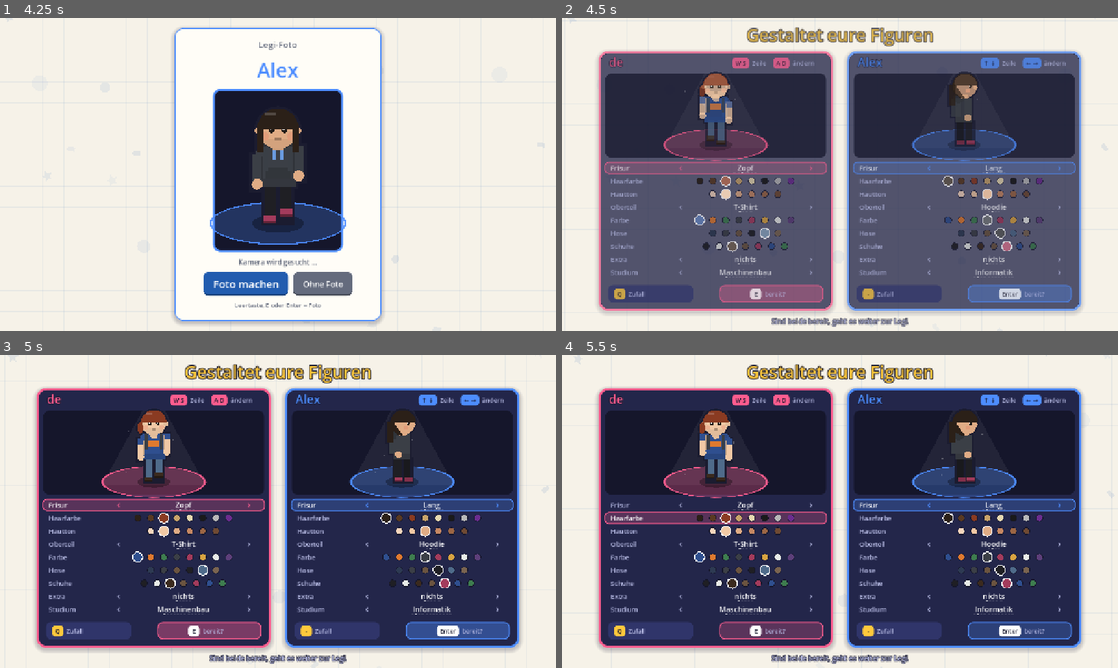
Above: before the commit, frames 1-4 (two rows, left to right).
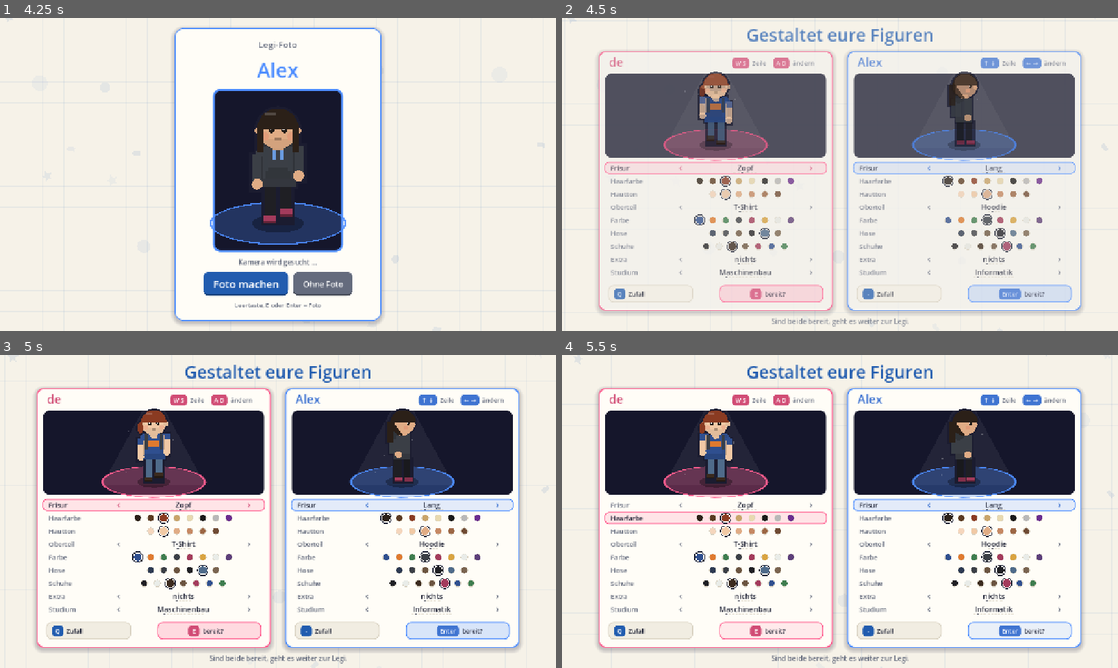
Above: after the commit, the same moments.

Repository: fzehnder/viscon-game
Game: Godot game, scene res://menu.tscn
The game is run twice, just before and just after one commit, with the same random seed, the same clock (stepped at 60 frames per second) and the same inputs.
Inputs (mouse positions are in pixels of both pictures, inside the frame that each line leads up to):
- Up to frame 1 (4.25 s): click "START" at 0.5 s; tap Enter at 1.25 s; move the mouse to (400, 158) at 1.27 s; hold D 1.28-2 s; tap E at 1.35 s; click (400, 158) at 1.42 s; tap Space at 1.52 s; click (372, 177) at 2.02 s; type "Alex" at 2.1 s; click (261, 205) at 2.25 s; type "Alex" at 2.33 s; click (372, 205) at 2.48 s; type "Alex" at 2.57 s; click "Bewerbung abschicken" at 2.75 s; click "Foto machen" at 3.5 s
- Up to frame 2 (4.5 s): click "Ohne Foto" at 4.25 s
- Up to frame 3 (5 s): no input
- Up to frame 4 (5.5 s): move the mouse to (840, 511) at 5.02 s; hold S from 5.03 s (still down); tap Shift at 5.1 s; click (840, 511) at 5.17 s; tap Space at 5.27 s

Frame 1 is identical in both runs. In frame 2, 68% of the frame differs, in the area x 6-94%, y 2-99%; in frame 3, 48%; in frame 4, 48%.

Commit message:
The new screens in the cream and ETH blue look
Character design, the grade scene at the end of a level and the labels of
the loading screen were built on the dark blue look of before. They now use
the paper look that came in with the last merge: cream panels, ink text,
ETH blue as the accent, the players' colours for what belongs to them.

Co-Authored-By: Claude Opus 5.5 <noreply@anthropic.com>

Diff:
--- a/godot/scripts/level_done.gd
+++ b/godot/scripts/level_done.gd
@@ -23,9 +23,10 @@
 const ROW_PAUSE := 0.16           # seconds between two lines
 const ROLL_STEP := 0.085          # seconds per quarter grade while the grade counts up
 const STAY := 7.0                 # seconds after the stamp until it goes on by itself
-const PAPER := Color("fff8e7")
-const INK := Color("1c1d33")
-const INK2 := Color("6b7385")
+const BACK := Color("f6f2e8")      # the cream of the menus
+const PAPER := Color("fffdf7")
+const INK := Color("1c2033")
+const INK2 := Color("646b7d")
 const PASS := 4.0
 
 var info: Dictionary = {}
@@ -180,12 +181,12 @@
 func _verdict() -> Array:        # [word on the stamp, colour]
 	var g := _grade()
 	if g >= 5.5:
-		return ["HERVORRAGEND", UI.GREEN]
+		return ["HERVORRAGEND", UI.OK]
 	if g >= 4.5:
-		return ["GUT GEMACHT", UI.GREEN]
+		return ["GUT GEMACHT", UI.OK]
 	if g >= PASS:
-		return ["BESTANDEN", UI.GREEN]
-	return ["KNAPP DANEBEN", UI.ORANGE]
+		return ["BESTANDEN", UI.OK]
+	return ["KNAPP DANEBEN", UI.WARN]
 
 
 func _text(pos: Vector2, s: String, size: int, col: Color, align := HORIZONTAL_ALIGNMENT_LEFT, outline := 0, out_col := Color("15162b")) -> void:
@@ -205,7 +206,7 @@
 	var vs: Vector2 = canvas.size
 	var k := minf(vs.x / W, vs.y / H)
 	var o := (vs - Vector2(W, H) * k) / 2.0
-	canvas.draw_rect(Rect2(Vector2.ZERO, vs), UI.NAVY)
+	canvas.draw_rect(Rect2(Vector2.ZERO, vs), BACK)
 	canvas.draw_set_transform(o, 0.0, Vector2(k, k))
 	var mid := Vector2(W / 2.0, H / 2.0 + 10.0)
 	var hit := stamp_t >= 0.0
@@ -215,14 +216,14 @@
 		var a := t * 0.25 + i * TAU / 14.0
 		var far := 900.0
 		canvas.draw_colored_polygon(PackedVector2Array([mid, mid + Vector2.from_angle(a - 0.09) * far, mid + Vector2.from_angle(a + 0.09) * far]),
-			Color(UI.YELLOW if ok else UI.ORANGE, (0.09 if hit else 0.04) if i % 2 == 0 else 0.02))
+			Color(UI.ETH_BLUE if ok else UI.WARN, (0.1 if hit else 0.05) if i % 2 == 0 else 0.025))
 	# head line
 	var tag := String(info.get("tag", ""))
 	if tag != "":
 		var tw := ThemeDB.fallback_font.get_string_size(tag, HORIZONTAL_ALIGNMENT_LEFT, -1, 16).x
-		canvas.draw_rect(Rect2(W / 2.0 - tw / 2.0 - 12.0, 26.0, tw + 24.0, 28.0), UI.PINK)
+		canvas.draw_rect(Rect2(W / 2.0 - tw / 2.0 - 12.0, 26.0, tw + 24.0, 28.0), UI.ETH_BLUE)
 		_text(Vector2(W / 2.0, 46.0), tag, 16, UI.WHITE, HORIZONTAL_ALIGNMENT_CENTER)
-	_text(Vector2(W / 2.0, 104.0), String(info.get("name", "")), 46, UI.YELLOW, HORIZONTAL_ALIGNMENT_CENTER, 10)
+	_text(Vector2(W / 2.0, 104.0), String(info.get("name", "")), 46, UI.ETH_BLUE, HORIZONTAL_ALIGNMENT_CENTER)
 	# the two, each on a spot in their colour; they jump when the stamp comes down
 	for pid in 2:
 		var col := Color(String(KEYS.TAG_COLORS[pid]))
@@ -236,13 +237,13 @@
 			hop = (sin(t * 2.2 + pid * 1.5) * 0.5 + 0.5) * 5.0
 		var feet := Vector2(x, 596.0)
 		canvas.draw_set_transform(o + feet * k, 0.0, Vector2(k, k * 0.32))
-		canvas.draw_circle(Vector2.ZERO, 96.0, Color(col, 0.28))
+		canvas.draw_circle(Vector2.ZERO, 96.0, Color(col, 0.22))
 		canvas.draw_arc(Vector2.ZERO, 96.0, 0.0, TAU, 48, Color(col, 0.9), 5.0, true)
 		canvas.draw_set_transform(o, 0.0, Vector2(k, k))
 		if enter > 0.0:
 			ART.draw_character(canvas, Game.player_looks[pid], ART.FRONT, t * 8.0, hit and ok, o + (feet + Vector2(0, drop - hop)) * k, 7.4 * k)
 			canvas.draw_set_transform(o, 0.0, Vector2(k, k))
-		_text(Vector2(x, 668.0), Game.name_of(pid), 24, col, HORIZONTAL_ALIGNMENT_CENTER, 7)
+		_text(Vector2(x, 668.0), Game.name_of(pid), 24, col.darkened(0.18), HORIZONTAL_ALIGNMENT_CENTER)
 	# the sheet slides up, a little crooked
 	var slide := 1.0 - pow(1.0 - clampf(t / INTRO, 0.0, 1.0), 3.0)
 	var sheet := Rect2(-250.0, -238.0, 500.0, 476.0)
@@ -250,8 +251,9 @@
 	if hit and stamp_t < 0.25:
 		jolt = Vector2(sin(stamp_t * 90.0), cos(stamp_t * 70.0)) * 9.0 * (1.0 - stamp_t / 0.25)
 	canvas.draw_set_transform(o + (mid + Vector2(0, (1.0 - slide) * 620.0) + jolt) * k, -0.022, Vector2(k, k))
-	canvas.draw_rect(Rect2(sheet.position + Vector2(10, 14), sheet.size), Color(0, 0, 0, 0.3))
+	canvas.draw_rect(Rect2(sheet.position + Vector2(8, 12), sheet.size), Color(0.1, 0.1, 0.2, 0.16))
 	canvas.draw_rect(sheet, PAPER)
+	canvas.draw_rect(sheet, UI.LINE, false, 2.0)
 	canvas.draw_rect(Rect2(sheet.position, Vector2(sheet.size.x, 8.0)), UI.ETH_BLUE)
 	var left := sheet.position.x + 34.0
 	var right := sheet.end.x - 34.0
@@ -271,7 +273,7 @@
 		y += 36.0
 	# the grade: a big number and a bar from 1 to 6 with the mark at 4
 	if beat == "roll" or hit:
-		var gcol: Color = UI.GREEN.darkened(0.3) if shown_grade >= PASS else UI.ORANGE.darkened(0.15)
+		var gcol: Color = UI.OK if shown_grade >= PASS else UI.WARN
 		_text(Vector2(left, sheet.position.y + 366.0), "Note", 16, INK2)
 		var pulse := 1.0 + 0.06 * maxf(0.0, 1.0 - fposmod(roll_t, ROLL_STEP) / ROLL_STEP) if beat == "roll" else 1.0
 		_text(Vector2(left, sheet.position.y + 438.0), Transcript.grade_text(shown_grade), int(76.0 * pulse), gcol)
@@ -290,7 +292,7 @@
 	if hit:
 		var v := _verdict()
 		var word := String(v[0])
-		var scol: Color = (v[1] as Color).darkened(0.18)
+		var scol: Color = v[1]
 		var slam := clampf(stamp_t / 0.13, 0.0, 1.0)
 		var sc := lerpf(3.2, 1.0, slam * slam)
 		if stamp_t > 0.13:
@@ -309,10 +311,10 @@
 			canvas.draw_set_transform(o + (at + Vector2(128.0, -66.0)) * k, -0.13, Vector2(k, k))
 			var pop := clampf((stamp_t - 0.35) / 0.2, 0.0, 1.0)
 			if pop > 0.0:
-				_text(Vector2(0, 0), "Neue Bestnote!", int(26.0 * (0.6 + 0.4 * pop)), UI.PINK, HORIZONTAL_ALIGNMENT_CENTER, 6, PAPER)
+				_text(Vector2(0, 0), "Neue Bestnote!", int(26.0 * (0.6 + 0.4 * pop)), UI.ETH_BLUE, HORIZONTAL_ALIGNMENT_CENTER, 6, PAPER)
 	canvas.draw_set_transform(o, 0.0, Vector2(k, k))
 	if hit and stamp_t > 0.6:
-		_text(Vector2(W / 2.0, H - 22.0), "E / Enter weiter", 16, Color(UI.WHITE, 0.75 + 0.25 * sin(t * 4.0)), HORIZONTAL_ALIGNMENT_CENTER)
+		_text(Vector2(W / 2.0, H - 22.0), "E / Enter weiter", 16, Color(INK, 0.7 + 0.3 * sin(t * 4.0)), HORIZONTAL_ALIGNMENT_CENTER)
 	else:
-		_text(Vector2(W / 2.0, H - 22.0), "E / Enter weiter · Esc überspringen", 15, UI.MUTED, HORIZONTAL_ALIGNMENT_CENTER)
+		_text(Vector2(W / 2.0, H - 22.0), "E / Enter weiter · Esc überspringen", 15, INK2, HORIZONTAL_ALIGNMENT_CENTER)
 	canvas.draw_set_transform(Vector2.ZERO, 0.0, Vector2.ONE)
--- a/godot/scripts/loading_screen.gd
+++ b/godot/scripts/loading_screen.gd
@@ -246,7 +246,7 @@
 	# which level: number, name, time
 	var tag := String(lv.get("tag", "LEVEL %d" % n))
 	var tagw := ThemeDB.fallback_font.get_string_size(tag, HORIZONTAL_ALIGNMENT_LEFT, -1, 20).x
-	draw_rect(Rect2(66.0, 50.0, tagw + 28.0, 34.0), UI.PINK)
+	draw_rect(Rect2(66.0, 50.0, tagw + 28.0, 34.0), UI.ETH_BLUE)
 	_text(Vector2(80.0, 74.0), tag, 20, Color.WHITE)
 	var pop := 1.0 + 0.25 * maxf(0.0, 1.0 - t / 0.35)
 	_text(Vector2(64.0, 168.0), String(lv.get("name", "")), int(82.0 * pop), UI.YELLOW, HORIZONTAL_ALIGNMENT_LEFT, 16)
@@ -256,13 +256,13 @@
 	# the motif of the level in a round frame
 	var mc := Vector2(900.0, 152.0)
 	draw_circle(mc, 92.0, Color(UI.NAVY, 0.92))
-	draw_arc(mc, 92.0, 0.0, TAU, 64, UI.YELLOW, 5.0, true)
+	draw_arc(mc, 92.0, 0.0, TAU, 64, UI.PAPER, 5.0, true)
 	_motif(mc + Vector2(0, sin(t * 2.2) * 4.0))
 	# tip and how far it is
 	var tipw := ThemeDB.fallback_font.get_string_size("Tipp: " + tip, HORIZONTAL_ALIGNMENT_LEFT, -1, 18).x
-	draw_rect(Rect2(40.0, 664.0, tipw + 36.0, 38.0), Color(UI.NAVY, 0.9))
-	_text(Vector2(58.0, 690.0), "Tipp:", 18, UI.YELLOW)
-	_text(Vector2(58.0 + ThemeDB.fallback_font.get_string_size("Tipp: ", HORIZONTAL_ALIGNMENT_LEFT, -1, 18).x, 690.0), tip, 18, Color.WHITE)
+	draw_style_box(UI.box(UI.PAPER, UI.ETH_BLUE, 10, 2, 0, false), Rect2(40.0, 662.0, tipw + 36.0, 40.0))
+	_text(Vector2(58.0, 689.0), "Tipp:", 18, UI.ETH_BLUE)
+	_text(Vector2(58.0 + ThemeDB.fallback_font.get_string_size("Tipp: ", HORIZONTAL_ALIGNMENT_LEFT, -1, 18).x, 689.0), tip, 18, UI.INK)
 	_text(Vector2(W - 40.0, 690.0), "%d %%" % int(p * 100.0), 22, Color.WHITE, HORIZONTAL_ALIGNMENT_RIGHT, 6)
 	draw_set_transform(Vector2.ZERO, 0.0, Vector2.ONE)
 
--- a/godot/scripts/skin_menu.gd
+++ b/godot/scripts/skin_menu.gd
@@ -242,12 +242,12 @@
 
 
 ## A key cap with what it does next to it. Returns the width it took.
-func _key(pos: Vector2, cap: String, what: String, col: Color) -> float:
+func _key(pos: Vector2, cap: String, what: String, col: Color, what_col: Color = UI.INK2) -> float:
 	var font := ThemeDB.fallback_font
 	var cw := maxf(26.0, font.get_string_size(cap, HORIZONTAL_ALIGNMENT_LEFT, -1, 14).x + 14.0)
 	draw_style_box(UI.box(col, Color(0, 0, 0, 0), 7, 0, 0, false), Rect2(pos.x, pos.y - 17.0, cw, 24.0))
-	_text(Vector2(pos.x + cw / 2.0, pos.y), cap, 14, Color("15162b"), HORIZONTAL_ALIGNMENT_CENTER)
-	_text(Vector2(pos.x + cw + 7.0, pos.y), what, 14, UI.MUTED)
+	_text(Vector2(pos.x + cw / 2.0, pos.y), cap, 14, Color.WHITE, HORIZONTAL_ALIGNMENT_CENTER)
+	_text(Vector2(pos.x + cw + 7.0, pos.y), what, 14, what_col)
 	return cw + 7.0 + font.get_string_size(what, HORIZONTAL_ALIGNMENT_LEFT, -1, 14).x + 16.0
 
 
@@ -255,18 +255,19 @@
 	var k := minf(size.x / W, size.y / H)
 	var o := (size - Vector2(W, H) * k) / 2.0
 	draw_set_transform(o, 0.0, Vector2(k, k))
-	_text(Vector2(W / 2.0, 54.0), "Gestaltet eure Figuren", 40, UI.YELLOW, HORIZONTAL_ALIGNMENT_CENTER, 9)
+	_text(Vector2(W / 2.0, 54.0), "Gestaltet eure Figuren", 40, UI.ETH_BLUE, HORIZONTAL_ALIGNMENT_CENTER)
 	for i in 2:
 		var pc := Color(String(KEYS.TAG_COLORS[i]))
+		var pd := pc.darkened(0.18)              # the player's colour so that it reads on paper
 		var card := _card(i)
 		var at := card.position
-		var edge: Color = UI.GREEN if ready_p[i] else pc
-		draw_style_box(UI.box(UI.NAVY, edge, 22, 5, 0), card)
+		var edge: Color = UI.OK if ready_p[i] else pc
+		draw_style_box(UI.box(UI.PAPER, edge, 16, 3, 0), card)
 		# head line: name, and the keys of this player
-		_text(at + Vector2(24.0, 36.0), Game.name_of(i), 28, pc, HORIZONTAL_ALIGNMENT_LEFT, 6)
+		_text(at + Vector2(24.0, 36.0), Game.name_of(i), 28, pd)
 		var kx := at.x + CARD.x - 232.0
-		kx += _key(Vector2(kx, at.y + 33.0), "W S" if i == 0 else "↑ ↓", "Zeile", pc)
-		_key(Vector2(kx, at.y + 33.0), "A D" if i == 0 else "← →", "ändern", pc)
+		kx += _key(Vector2(kx, at.y + 33.0), "W S" if i == 0 else "↑ ↓", "Zeile", pd)
+		_key(Vector2(kx, at.y + 33.0), "A D" if i == 0 else "← →", "ändern", pd)
 		# the stage: dark, a cone of light from above, a spot in the player's colour
 		var st := Rect2(at + STAGE.position, STAGE.size)
 		draw_style_box(UI.box(Color("15162b"), Color(0, 0, 0, 0), 14, 0, 0, false), st)
@@ -291,45 +292,46 @@
 			var y := at.y + ROW_Y + r * ROW_H
 			var on: bool = cur[i] == r and not ready_p[i]
 			if on:
-				draw_style_box(UI.box(Color(pc, 0.24), pc, 9, 2, 0, false), Rect2(at.x + 14.0, y + 1.0, CARD.x - 28.0, ROW_H - 2.0))
-			_text(Vector2(at.x + 28.0, y + 21.0), String(rows[r]["name"]), 15, UI.WHITE if on else UI.MUTED)
+				draw_style_box(UI.box(Color(pc, 0.16), pc, 9, 2, 0, false), Rect2(at.x + 14.0, y + 1.0, CARD.x - 28.0, ROW_H - 2.0))
+			_text(Vector2(at.x + 28.0, y + 21.0), String(rows[r]["name"]), 15, UI.INK if on else UI.INK2)
 			var opts: Array = rows[r]["opts"]
 			var sel := _index(i, r)
 			var cx := at.x + VALUE_X
 			if rows[r].has("names"):
 				var label := String((rows[r]["names"] as Dictionary).get(_value(i, r), str(_value(i, r))))
-				_text(Vector2(cx, y + 21.0), label, 17, UI.WHITE, HORIZONTAL_ALIGNMENT_CENTER)
-				_text(Vector2(cx - 150.0, y + 22.0), "‹", 22, pc if on else UI.MUTED, HORIZONTAL_ALIGNMENT_CENTER)
-				_text(Vector2(cx + 150.0, y + 22.0), "›", 22, pc if on else UI.MUTED, HORIZONTAL_ALIGNMENT_CENTER)
+				_text(Vector2(cx, y + 21.0), label, 17, UI.INK, HORIZONTAL_ALIGNMENT_CENTER)
+				_text(Vector2(cx - 150.0, y + 22.0), "‹", 22, pd if on else UI.INK2, HORIZONTAL_ALIGNMENT_CENTER)
+				_text(Vector2(cx + 150.0, y + 22.0), "›", 22, pd if on else UI.INK2, HORIZONTAL_ALIGNMENT_CENTER)
 				# where in the list: small ticks under the name
 				for n in opts.size():
 					var tx := cx + (n - (opts.size() - 1) / 2.0) * 8.0
-					draw_rect(Rect2(tx - 2.5, y + ROW_H - 5.0, 5.0, 2.0), UI.WHITE if n == sel else Color(1, 1, 1, 0.2))
+					draw_rect(Rect2(tx - 2.5, y + ROW_H - 5.0, 5.0, 2.0), UI.INK if n == sel else UI.LINE)
 			else:
 				for n in opts.size():
 					var c := Vector2(cx + (n - (opts.size() - 1) / 2.0) * DOT_GAP, y + ROW_H / 2.0)
 					if n == sel:
-						draw_circle(c, 12.5, UI.WHITE)
-						draw_circle(c, 10.0, Color(String(opts[n])))
+						draw_circle(c, 13.0, UI.INK)
+						draw_circle(c, 11.0, UI.PAPER)
+						draw_circle(c, 9.0, Color(String(opts[n])))
 					else:
-						draw_circle(c, 8.5, Color("15162b"))
+						draw_circle(c, 8.0, UI.LINE)
 						draw_circle(c, 7.0, Color(String(opts[n])))
 		# below: something random, and ready
 		var rr := _random_rect()
 		rr.position += at
-		draw_style_box(UI.box(UI.NAVY2, Color(0, 0, 0, 0), 12, 0, 0, false), rr)
-		_key(rr.position + Vector2(14.0, 26.0), RANDOM_NAMES[i], "Zufall", UI.YELLOW)
+		draw_style_box(UI.box(UI.PAPER2, UI.LINE, 12, 2, 0, false), rr)
+		_key(rr.position + Vector2(14.0, 26.0), RANDOM_NAMES[i], "Zufall", UI.ETH_BLUE, UI.INK)
 		var gr := _ready_rect()
 		gr.position += at
 		if ready_p[i]:
-			draw_style_box(UI.box(UI.GREEN, Color(0, 0, 0, 0), 12, 0, 0, false), gr)
-			_text(gr.get_center() + Vector2(0, 7.0), "BEREIT ✓", 20, Color("15162b"), HORIZONTAL_ALIGNMENT_CENTER)
+			draw_style_box(UI.box(UI.OK, Color(0, 0, 0, 0), 12, 0, 0, false), gr)
+			_text(gr.get_center() + Vector2(0, 7.0), "BEREIT ✓", 20, Color.WHITE, HORIZONTAL_ALIGNMENT_CENTER)
 		else:
 			var beat := 0.5 + 0.5 * sin(t * 4.0)
-			draw_style_box(UI.box(Color(pc, 0.25 + 0.2 * beat), pc, 12, 2, 0, false), gr)
+			draw_style_box(UI.box(Color(pc, 0.12 + 0.14 * beat), pc, 12, 2, 0, false), gr)
 			var cap := "E" if i == 0 else "Enter"
 			var tw := ThemeDB.fallback_font.get_string_size("bereit?", HORIZONTAL_ALIGNMENT_LEFT, -1, 14).x
-			_key(Vector2(gr.get_center().x - (tw + 50.0) / 2.0, gr.position.y + 26.0), cap, "bereit?", UI.WHITE)
+			_key(Vector2(gr.get_center().x - (tw + 50.0) / 2.0, gr.position.y + 26.0), cap, "bereit?", pd, UI.INK)
 	var both: bool = ready_p[0] and ready_p[1]
-	_text(Vector2(W / 2.0, H - 16.0), "Los geht's!" if both else "Sind beide bereit, geht es weiter zur Legi.", 16, UI.GREEN if both else UI.MUTED, HORIZONTAL_ALIGNMENT_CENTER, 5)
+	_text(Vector2(W / 2.0, H - 16.0), "Los geht's!" if both else "Sind beide bereit, geht es weiter zur Legi.", 16, UI.OK if both else UI.INK2, HORIZONTAL_ALIGNMENT_CENTER)
 	draw_set_transform(Vector2.ZERO, 0.0, Vector2.ONE)
